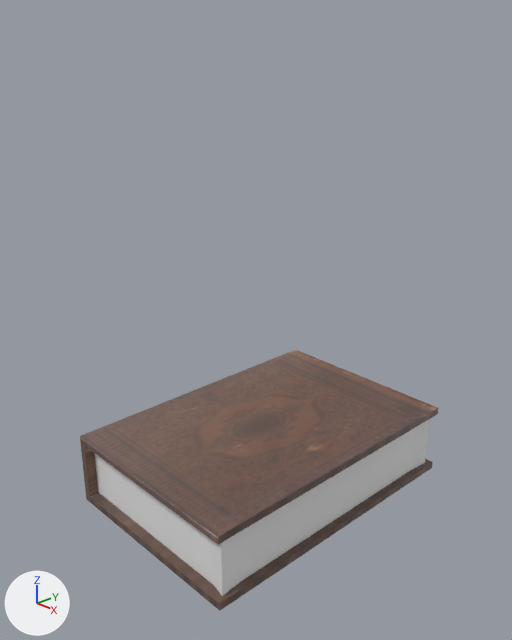
A saved change to the Blender file beginner 3d project/props/Items/books/v1.blend.
The view is the same before and after, from a 50 mm camera at (2.41, -2.34, 2.11) aimed at (0.01, -0.08, 0.81). Arrows for +X, +Y and +Z are at lower left; the lights stay in place.

The older version as bpy lines, for what is in view:
```python
me_cube_001 = bpy.data.meshes.new('Cube.001')
me_cube_001.from_pydata(...)  # 506 vertices, 512 faces; spans x -1.0..1.0, y -1.0..1.0, z -1.0..1.0
# faces by material slot: [256, 256]
me_cube_001.materials.append(mat_material_001)  # picture img_screenshot_from_2025_10_20_21_11_36_png
me_cube_001.materials.append(mat_material_002)  # white #e7e7e7
ob_cube = bpy.data.objects.new('Cube', me_cube_001)
ob_cube.location = (0.0, 0.0, 0.0)
ob_cube.scale = (0.551, 0.806, 0.195)
```
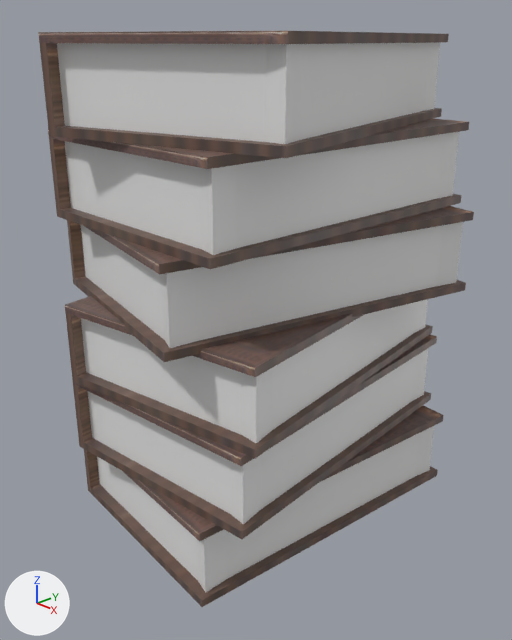
Commit message: randomize transform of a stack of books

Location of each change, (x1, y1, x2, y2) in pixels of the pictures (512 x 640 px):
```json
{"object": "Cube", "change": "turned", "before": [80, 350, 438, 611], "after": [84, 406, 444, 607]}
{"object": "Cube.005", "change": "added", "after": [38, 31, 449, 158], "faces in mat_material_002 (white #e7e7e7)": [57, 42, 440, 144], "faces in mat_material_001 (picture img_screenshot_from_2025_10_20_21_11_36_png)": [38, 31, 449, 158]}
{"object": "Cube.004", "change": "added", "after": [48, 119, 469, 269], "faces in mat_material_002 (white #e7e7e7)": [65, 132, 459, 255], "faces in mat_material_001 (picture img_screenshot_from_2025_10_20_21_11_36_png)": [48, 119, 469, 269]}
{"object": "Cube.003", "change": "added", "after": [67, 206, 474, 362], "faces in mat_material_002 (white #e7e7e7)": [81, 222, 463, 348], "faces in mat_material_001 (picture img_screenshot_from_2025_10_20_21_11_36_png)": [67, 206, 474, 362]}
{"object": "Cube.002", "change": "added", "after": [65, 296, 433, 459], "faces in mat_material_002 (white #e7e7e7)": [81, 299, 428, 443], "faces in mat_material_001 (picture img_screenshot_from_2025_10_20_21_11_36_png)": [65, 296, 433, 459]}
{"object": "Cube.001", "change": "added", "after": [72, 334, 437, 539], "faces in mat_material_002 (white #e7e7e7)": [88, 349, 428, 525], "faces in mat_material_001 (picture img_screenshot_from_2025_10_20_21_11_36_png)": [72, 334, 437, 539]}
```

Edits to the scene script, one JSON object a line:
```json
{"op": "set", "path": "ob_cube.rotation_euler", "old": "(0.0, 0.0, 0.0)", "new": "(0.0, 0.0, -0.083)", "note": "degrees (0, 0, 0) -> degrees (0, 0, -4.8)"}
{"op": "add", "block": "ob_cube_005", "code": ["ob_cube_005 = bpy.data.objects.new('Cube.005', me_cube_001.copy())  # the mesh of ob_cube", "ob_cube_005.location = (0.0, 0.0, 1.937)", "ob_cube_005.rotation_euler = (0.0, 0.0, 0.265)  # degrees (0, 0, 15)", "ob_cube_005.scale = (0.551, 0.806, 0.195)"]}
{"op": "add", "block": "ob_cube_004", "code": ["ob_cube_004 = bpy.data.objects.new('Cube.004', me_cube_001.copy())  # the mesh of ob_cube", "ob_cube_004.location = (0.0, 0.0, 1.546)", "ob_cube_004.rotation_euler = (0.0, 0.0, -0.0056)  # degrees (0, 0, -0.3)", "ob_cube_004.scale = (0.551, 0.806, 0.195)"]}
{"op": "add", "block": "ob_cube_003", "code": ["ob_cube_003 = bpy.data.objects.new('Cube.003', me_cube_001.copy())  # the mesh of ob_cube", "ob_cube_003.location = (0.0, 0.0, 1.155)", "ob_cube_003.rotation_euler = (0.0, 0.0, -0.209)  # degrees (0, 0, -12)", "ob_cube_003.scale = (0.551, 0.806, 0.195)"]}
{"op": "add", "block": "ob_cube_002", "code": ["ob_cube_002 = bpy.data.objects.new('Cube.002', me_cube_001.copy())  # the mesh of ob_cube", "ob_cube_002.location = (0.0, 0.0, 0.782)", "ob_cube_002.rotation_euler = (0.0, 0.0, 0.161)  # degrees (0, 0, 9.2)", "ob_cube_002.scale = (0.551, 0.806, 0.195)"]}
{"op": "add", "block": "ob_cube_001", "code": ["ob_cube_001 = bpy.data.objects.new('Cube.001', me_cube_001.copy())  # the mesh of ob_cube", "ob_cube_001.location = (0.0, 0.0, 0.391)", "ob_cube_001.rotation_euler = (0.0, 0.0, 0.103)  # degrees (0, 0, 5.9)", "ob_cube_001.scale = (0.551, 0.806, 0.195)"]}
```
